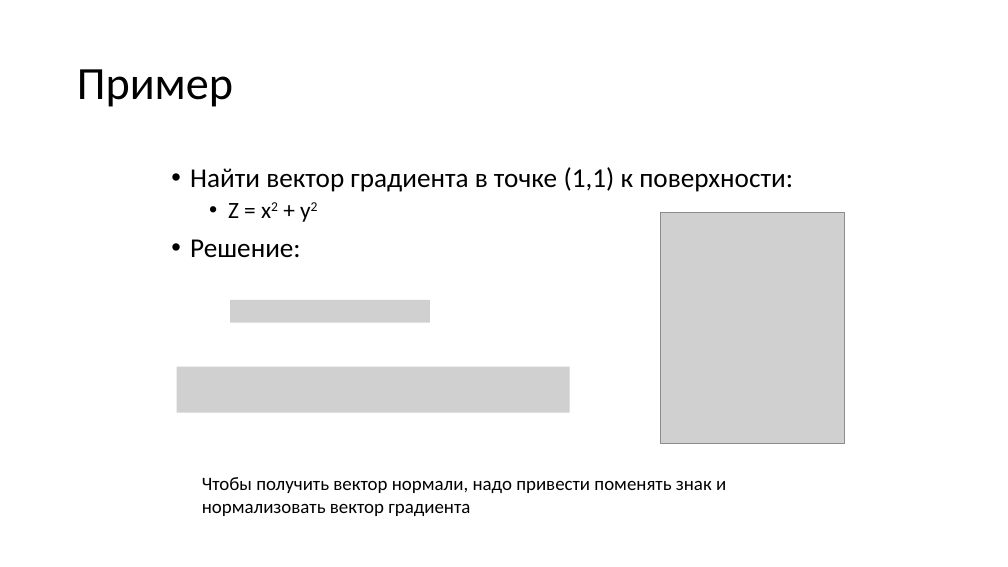
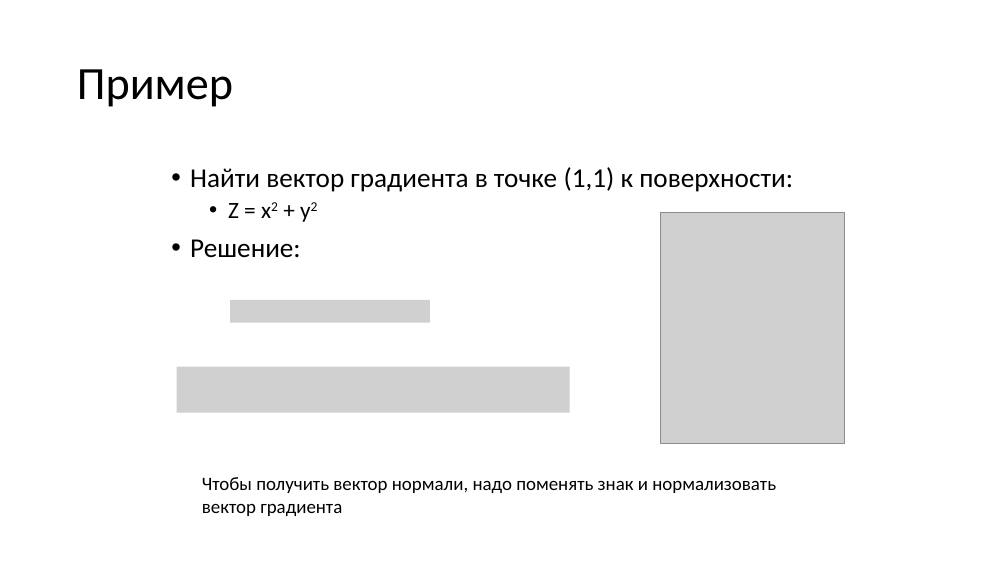
Before and after one commit to alexey-malov/cg-course, a slide deck: slide 26 of lectures/04 - Визуализация трехмерных объектов.pptx (slide 27 before the commit). Drawn at 1008x567 pixels with LibreOffice and Linux fonts; fonts in the diff are those of the drawing; grey boxes stand for pictures. Boxes give left, top, right and bottom in pixels: in the first picture for what was removed or moved away, otherwise in the second. Text is boxed around its words. In the diff, an @@ line names an element or a change of style, - is before the commit and + after.

```diff
--- a/lectures/04 - Визуализация трехмерных объектов.pptx
+++ b/lectures/04 - Визуализация трехмерных объектов.pptx
@@ text at (x1=202, y1=477, x2=776, y2=516): text changed @@
-Чтобы получить вектор нормали, надо привести поменять знак и нормализовать вектор градиента
+Чтобы получить вектор нормали, надо поменять знак и нормализовать вектор градиента
```
Also in this commit, not shown: 10 other slides changed, 1 slide added, 1 slide removed.
